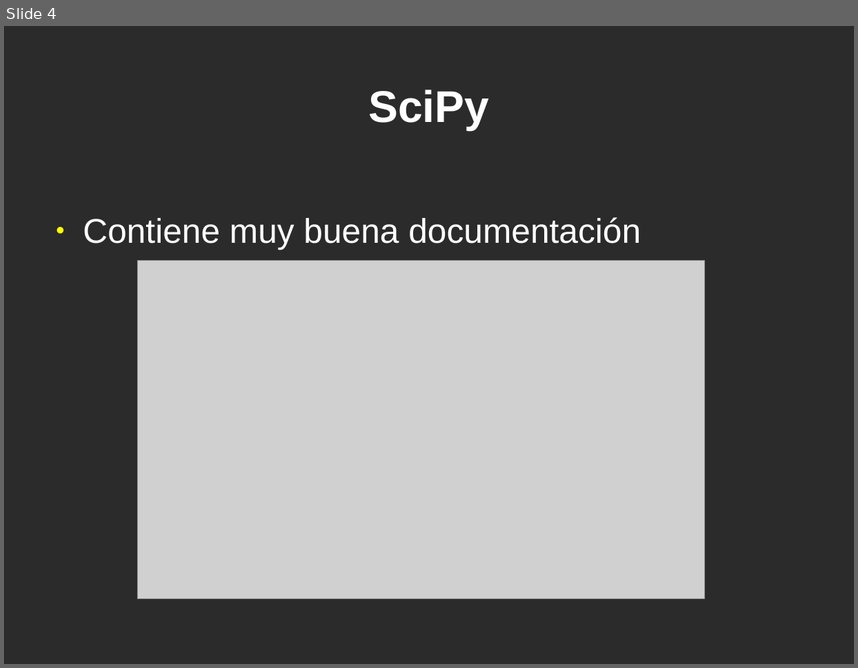
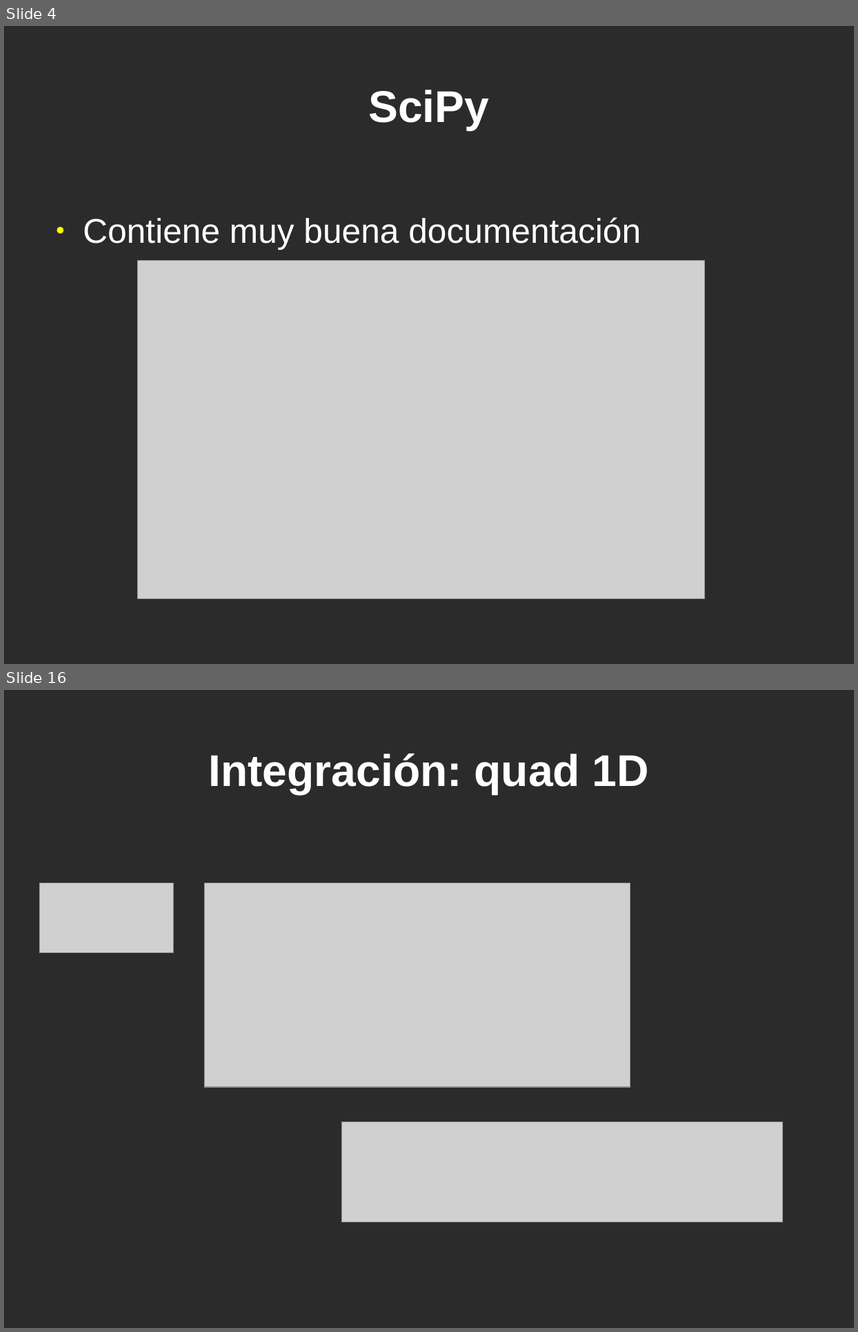
Before and after one commit to jeudy/clases_topicosI2013, a slide deck: 12-Librerias-Scipy.odp. Shown one above the other, each under a label of ours: slide 4 before the commit, slides 4 and 16 after it; the slides between them are not shown. The pictures are 858x668 and 858x1332 pixels, drawn with LibreOffice and Linux fonts; fonts in the diff are those of the drawing; grey boxes stand for pictures; background and template pictures are left out; a plain dark background stands for a picture behind light text. Boxes give left, top, right and bottom in pixels: in the first picture for what was removed or moved away, otherwise in the second. Text is boxed around its words. In the diff, an @@ line names an element or a change of style, - is before the commit and + after.

```diff
--- a/12-Librerias-Scipy.odp
+++ b/12-Librerias-Scipy.odp
@@ slide 16 added at (x1=4, y1=690, x2=854, y2=1328), background picture (left out) @@
@@ title added at (x1=208, y1=753, x2=649, y2=794), 41.4 pt, text #FFFFFF, bold @@
+Integración: quad 1D
@@ picture added at (x1=39, y1=883, x2=174, y2=953) @@
@@ picture added at (x1=205, y1=883, x2=631, y2=1087) @@
@@ picture added at (x1=342, y1=1122, x2=783, y2=1221) @@
```
Also in this commit, not shown: 17 other slides added.
